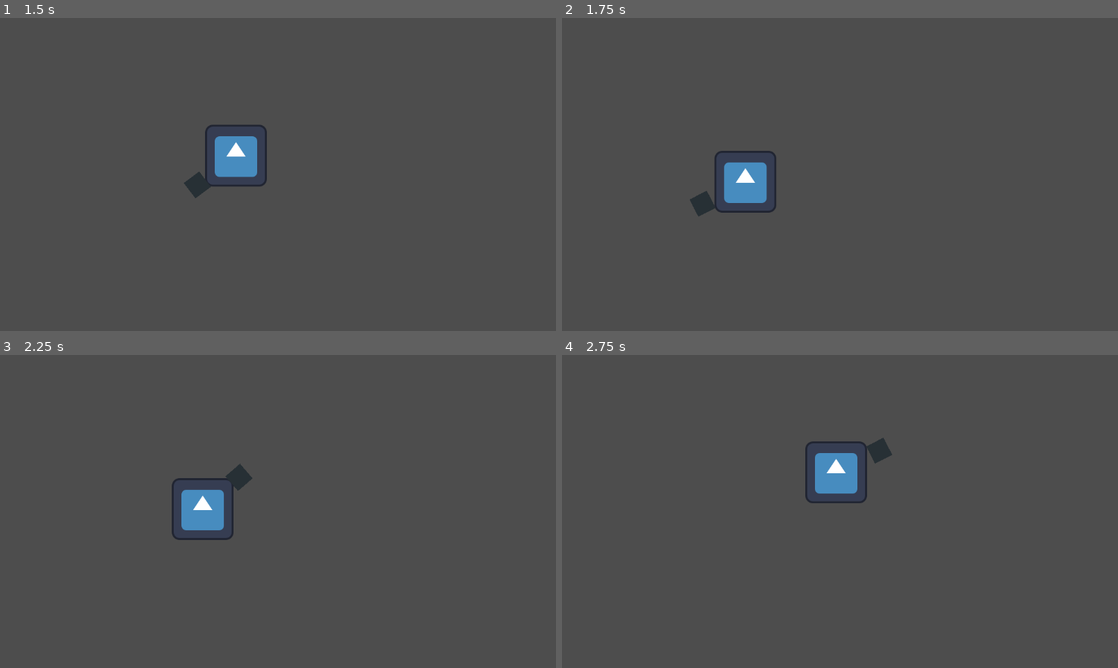
Above: before the commit, frames 1-4 (two rows, left to right).
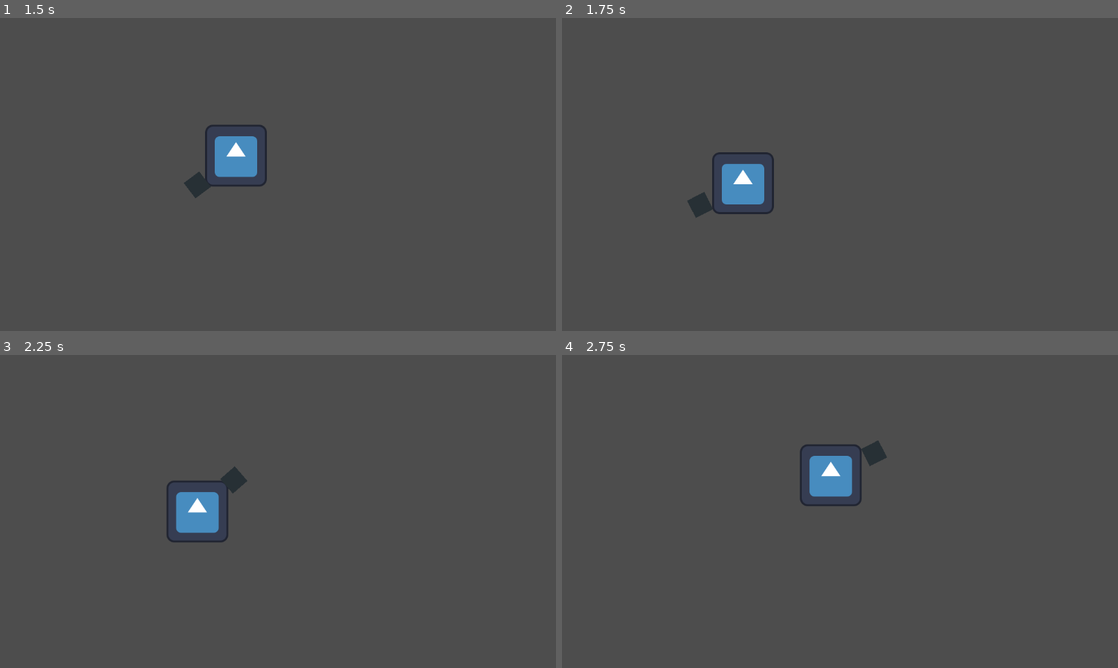
Above: after the commit, the same moments.

Repository: sayf63/Judgement_Engine
Game: Godot game, scene res://Entities/Player/Player.tscn
The game is run twice, just before and just after one commit, with the same random seed, the same clock (stepped at 60 frames per second) and the same inputs. The project has no main scene, so this scene is started directly. The engine's default icon, where the game draws it, is replaced by a stand-in: a white triangle on a blue panel in a dark square.
Inputs (mouse positions are in pixels of both pictures, inside the frame that each line leads up to):
- Up to frame 1 (1.5 s): move the mouse to (400, 158) at 0.52 s; hold D (right) 0.53-1.28 s; tap Space (dash) at 0.6, 1.35 s; move the mouse to (166, 190) at 1.27 s; hold S (down) from 1.28 s (still down)
- Up to frame 2 (1.75 s): keep holding S (down)
- Up to frame 3 (2.25 s): move the mouse to (333, 442) at 2.02 s; release S (down) at 2.03 s; hold D (right) from 2.03 s (still down); tap Space (dash) at 2.1 s
- Up to frame 4 (2.75 s): keep holding D (right)

Frame 1 is identical in both runs. In frame 2, 0.7% of the frame differs, in the area x 22-39%, y 42-64%; in frame 3, 1.0%; in frame 4, 1.1%, in the area x 42-60%, y 26-49%.

Commit message:
no longer fucking invicible :)

Diff:
--- a/judgement-engine/Entities/Player/Player.gd
+++ b/judgement-engine/Entities/Player/Player.gd
@@ -7,7 +7,7 @@
 @export var DASH_DURATION := 1.0
 @export var WEAPON_DISTANCE := 100.0
 @export var WEAPON_ROTATION_SPEED := 10.0
-@export var SLOW_RADIUS = 75.0
+@export var SLOW_RADIUS = 50.0
 @export var STOP_RADIUS = 5
 
 @onready var Weapon = $PlayerWeapon
@@ -28,8 +28,6 @@
 
 func _physics_process(_delta: float) -> void:
 	if cooldowns["Dashing"] > DASH_COOLDOWN - DASH_DURATION:
-		print("I'M FUCKING INVICIBLE")
-		print("---------------")
 		pass # invicible
 
 func is_on_cooldown(action: String) -> bool:
--- a/judgement-engine/Entities/Player/PlayerStateMachine/PlayerStates/PlayerIdle.gd
+++ b/judgement-engine/Entities/Player/PlayerStateMachine/PlayerStates/PlayerIdle.gd
@@ -10,7 +10,7 @@
 	if entity.global_position.distance_to(entity.get_global_mouse_position()) > entity.STOP_RADIUS:
 		if entity.cooldowns["Dashing"] < entity.DASH_COOLDOWN - entity.DASH_DURATION:
 			set_state("Moving")
-		elif entity.global_position.distance_to(entity.get_global_mouse_position()) > entity.STOP_RADIUS:
+		else:
 			set_state("Dashing")
 
 	if Input.is_action_just_pressed("dash") && !entity.is_on_cooldown("Dashing"):
